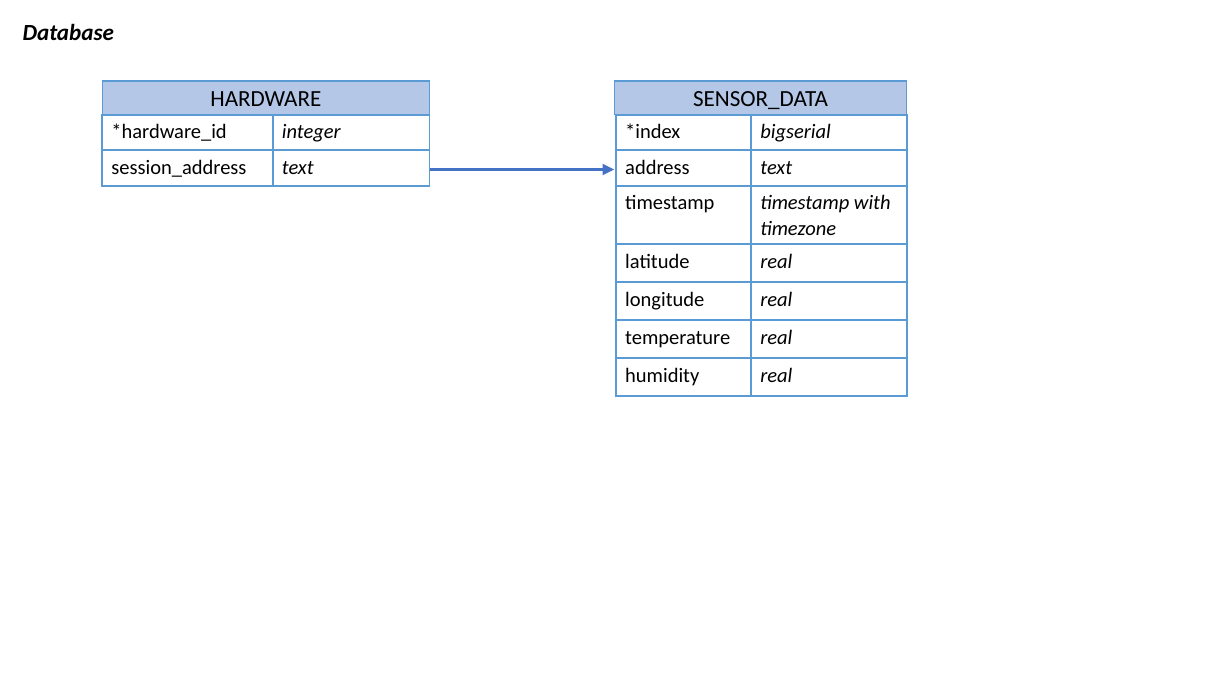
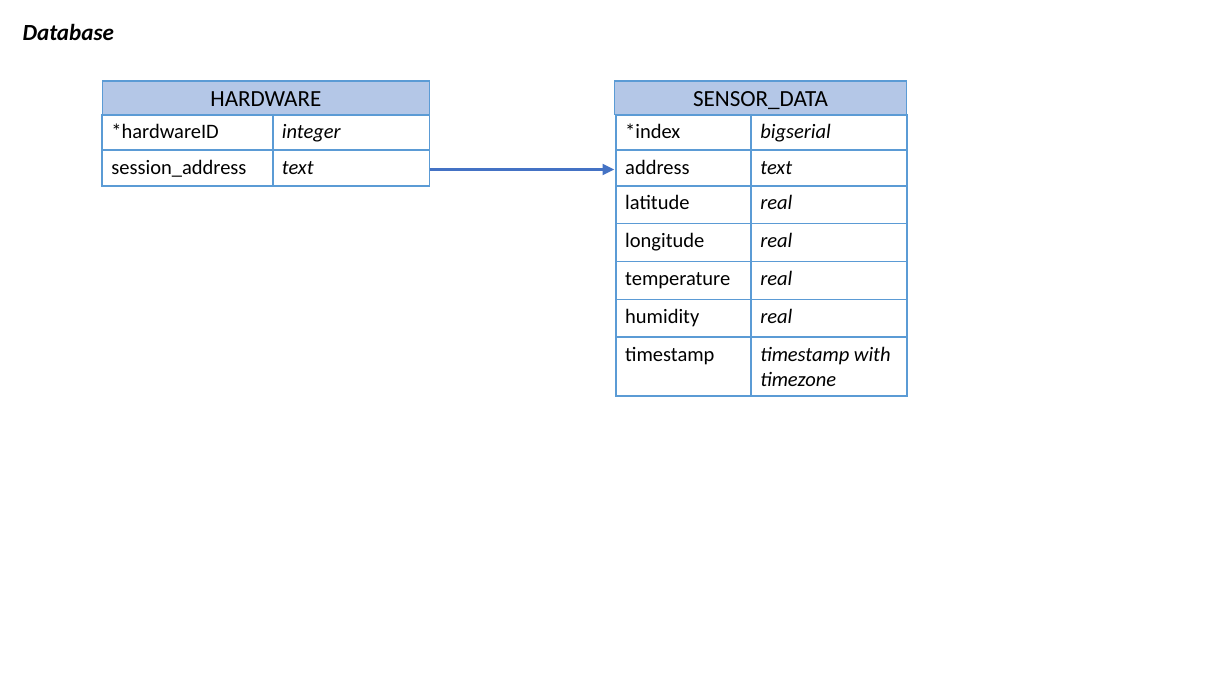
Before and after one commit to yenthusiastic/arp_b, a slide deck: slide 5 of misc/Concept.pptx. Drawn at 1232x693 pixels with LibreOffice and Linux fonts; fonts in the diff are those of the drawing. Boxes give left, top, right and bottom in pixels: in the first picture for what was removed or moved away, otherwise in the second. Text is boxed around its words. In the diff, an @@ line names an element or a change of style, - is before the commit and + after.

```diff
--- a/misc/Concept.pptx
+++ b/misc/Concept.pptx
@@ table at [103, 115, 430, 186] @@
-row 1, column 1: *hardware_id
+row 1, column 1: *hardwareID
@@ table at [616, 115, 907, 396] @@
-row 3: timestamp | timestamp with timezone
+row 7: timestamp | timestamp with timezone
```
Also in this commit, not shown: 1 other slide changed, 12 other files.
